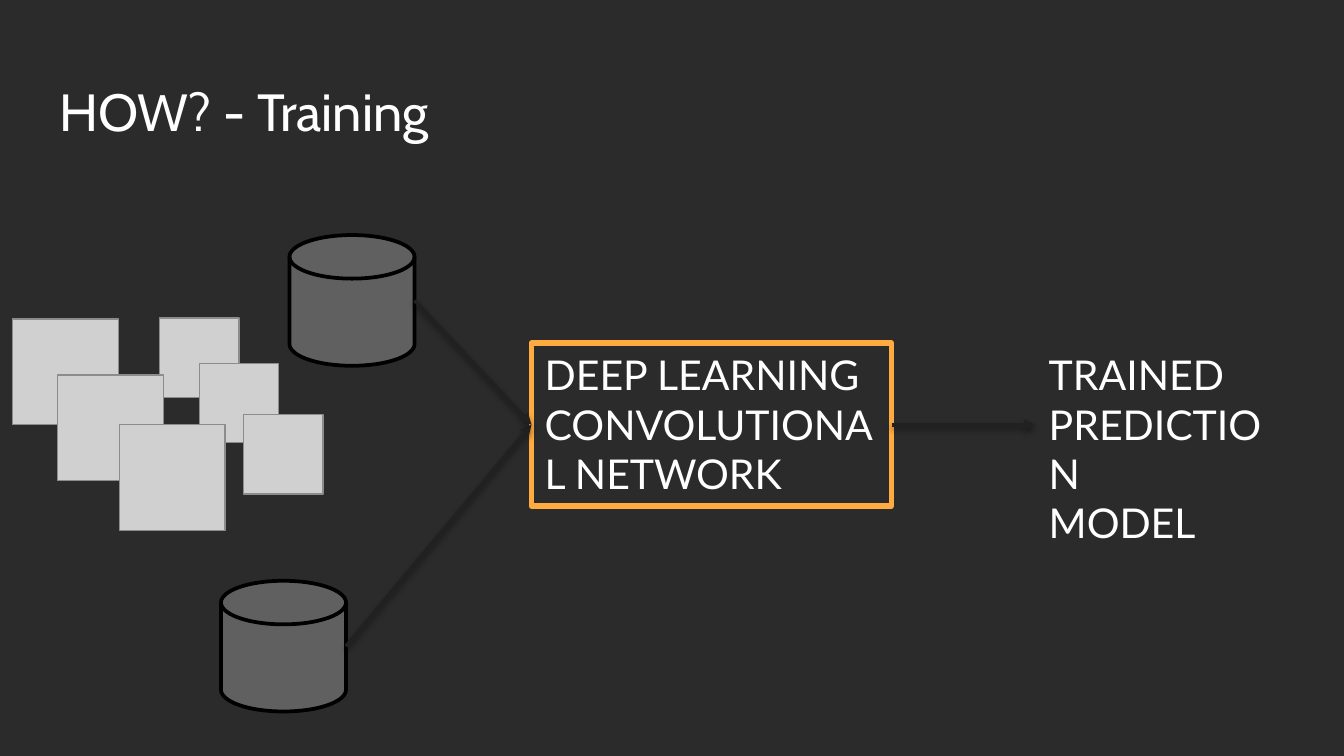
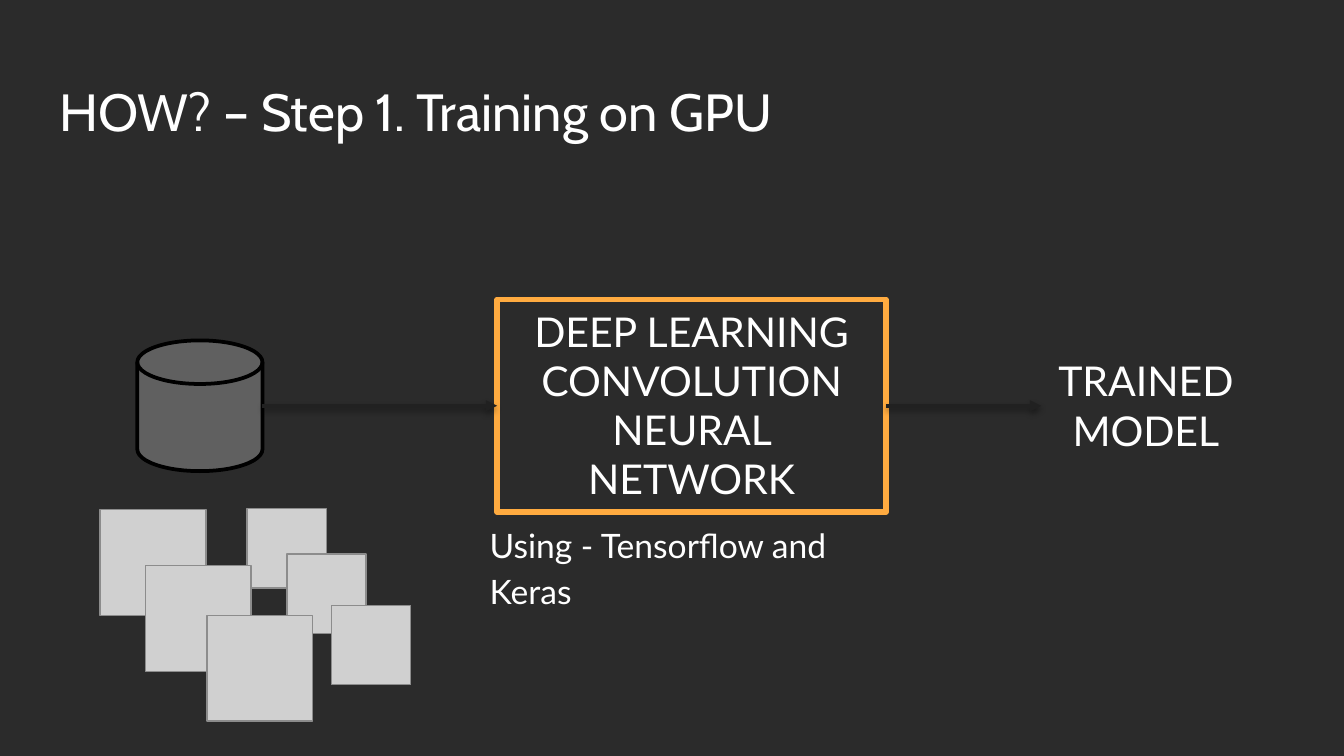
Before and after one commit to b3nk4n/AI-Hackathon, a slide deck: slide 9 of docs/AI Hackathon - Presentation.pptx (slide 7 before the commit). Drawn at 1344x756 pixels with LibreOffice and Linux fonts; fonts in the diff are those of the drawing; grey boxes stand for pictures; background and template pictures are left out; a plain dark background stands for a picture behind light text. Boxes give left, top, right and bottom in pixels: in the first picture for what was removed or moved away, otherwise in the second. Text is boxed around its words. In the diff, an @@ line names an element or a change of style, - is before the commit and + after.

```diff
--- a/docs/AI Hackathon - Presentation.pptx
+++ b/docs/AI Hackathon - Presentation.pptx
@@ title at (59, 92, 772, 143): text changed @@
-HOW? - Training
+HOW? – Step 1. Training on GPU
@@ rectangle "DEEP LEARNING CONVOLUTION": place and size @@
-rectangle "DEEP LEARNING CONVOLUTION" at (531, 343, 891, 505)
+rectangle "DEEP LEARNING CONVOLUTION" at (497, 300, 886, 512)
@@ text in rectangle at (534, 317, 849, 495): text changed @@
-DEEP LEARNING CONVOLUTIONAL NETWORK
+DEEP LEARNING CONVOLUTION
+NEURAL NETWORK
@@ cylinder: place and size @@
-cylinder at (289, 235, 414, 366)
+cylinder at (137, 340, 262, 470)
@@ text at (1058, 366, 1233, 447): paragraph removed @@
-PREDICTION
@@ text "TRAINED": place and size @@
-text "TRAINED" at (1049, 360, 1224, 539)
+text "TRAINED" at (1058, 366, 1233, 447)
@@ text "TRAINED" at (1058, 366, 1233, 447): alignment left to centre @@
@@ arrow moved from (414, 301) - (531, 425) to (262, 406) - (497, 406) @@
@@ arrow moved from (891, 425) - (1035, 425) to (886, 406) - (1042, 406) @@
@@ arrow removed from (345, 646) to (531, 425) @@
@@ picture: place and size @@
-picture at (12, 319, 118, 425)
+picture at (101, 509, 207, 616)
@@ text added at (490, 533, 826, 605), 18 pt, text #FFFFFF @@
+Using - Tensorflow and Keras
@@ cylinder removed at (220, 581, 345, 711) @@
@@ 4 pictures: place and size @@
-4 pictures at (58, 319, 278, 531)
+4 pictures at (145, 508, 366, 722)
@@ picture: place and size @@
-picture at (243, 415, 323, 495)
+picture at (332, 606, 411, 685)
```
Also in this commit, not shown: 4 other slides changed, 5 slides added, 1 slide removed.
